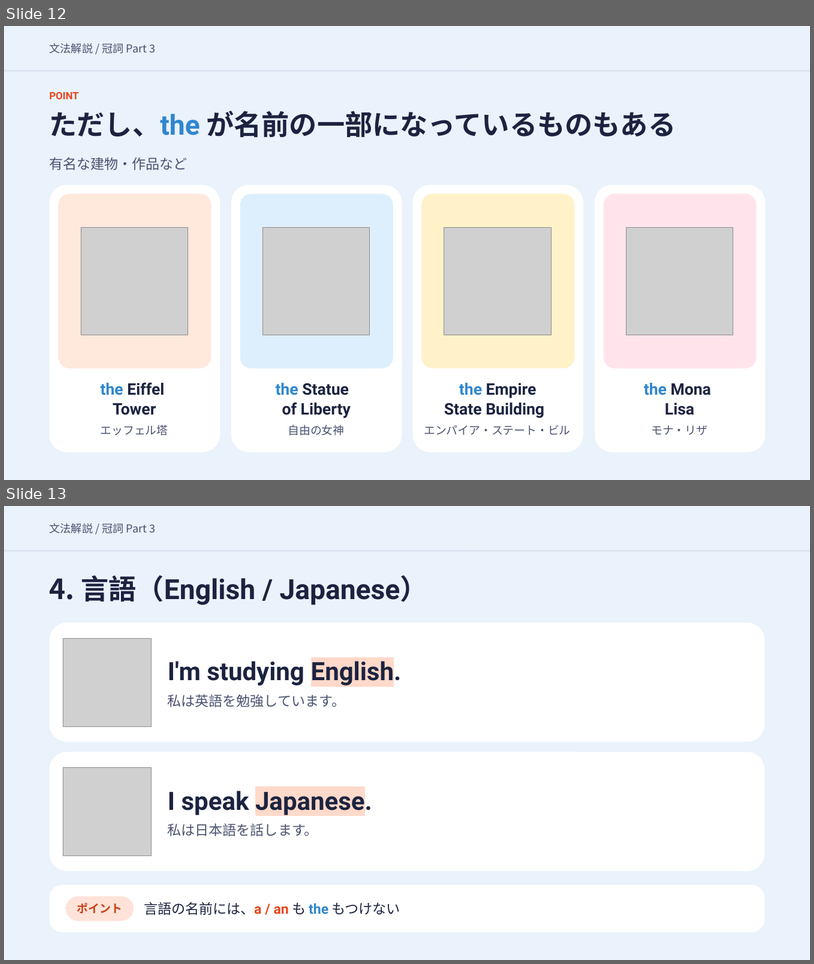
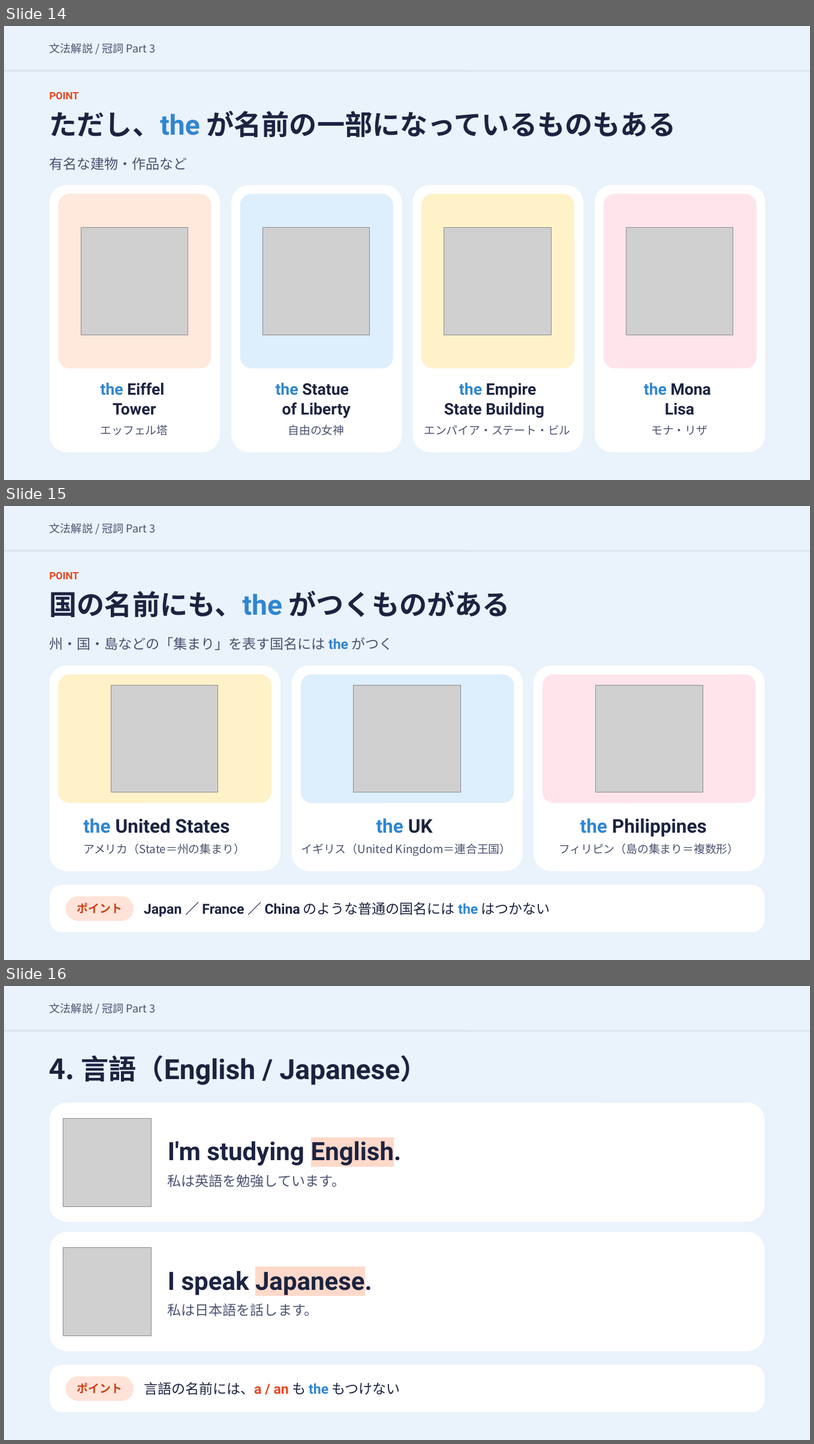
Before and after one commit to hinakajisaki-dev/hina-english, a slide deck: matome/articles-3/articles-3-slides.pptx. Shown one above the other, each under a label of ours: slides 12 and 13 before the commit, slides 14, 15 and 16 after it. The pictures are 814x964 and 814x1444 pixels, drawn with LibreOffice and Linux fonts; fonts in the diff are those of the drawing; grey boxes stand for pictures. Boxes give left, top, right and bottom in pixels: in the first picture for what was removed or moved away, otherwise in the second. Text is boxed around its words. In the diff, an @@ line names an element or a change of style, - is before the commit and + after.

```diff
--- a/matome/articles-3/articles-3-slides.pptx
+++ b/matome/articles-3/articles-3-slides.pptx
@@ slide 15 added at box(4, 506, 810, 960), background #EAF2FB @@
@@ text added at box(50, 523, 156, 534), 13 pt, text #4A5270 @@
+文法解説 / 冠詞 Part 3
@@ line added from (4, 551) to (810, 551), #D6E2F0 1.5 pt @@
@@ text added at box(50, 572, 79, 579), 12 pt, text #E8461E, bold @@
+POINT
@@ text added at box(50, 591, 511, 617), 33 pt, text #1C2340, bold @@
+国の名前にも、the がつくものがある
@@ text added at box(50, 637, 393, 650), 16.5 pt, text #4A5270 @@
+州・国・島などの「集まり」を表す国名には the がつく
@@ rounded rectangle added at box(50, 666, 281, 871), fill #FFFFFF @@
@@ rounded rectangle added at box(292, 666, 523, 871), fill #FFFFFF @@
@@ rounded rectangle added at box(534, 666, 765, 871), fill #FFFFFF @@
@@ rounded rectangle added at box(59, 674, 272, 802), fill #FFF2C9 @@
@@ picture added at box(111, 685, 218, 792) @@
@@ rounded rectangle added at box(301, 674, 515, 802), fill #DDEFFC @@
@@ picture added at box(354, 685, 461, 792) @@
@@ rounded rectangle added at box(543, 674, 756, 802), fill #FFE4EC @@
@@ picture added at box(596, 685, 704, 792) @@
@@ text added at box(83, 818, 230, 833), 22.5 pt, text #1C2340, bold @@
+the United States
@@ text added at box(377, 818, 433, 833), 22.5 pt, text #2F86CF, bold @@
+the UK
@@ text added at box(581, 818, 707, 837), 22.5 pt, text #1C2340, bold @@
+the Philippines
@@ text added at box(83, 843, 245, 854), 13.5 pt, text #4A5270 @@
+アメリカ（State＝州の集まり）
@@ text added at box(302, 843, 512, 856), 13.5 pt, text #4A5270 @@
+イギリス（United Kingdom＝連合王国）
@@ text added at box(559, 843, 740, 854), 13.5 pt, text #4A5270 @@
+フィリピン（島の集まり＝複数形）
@@ rounded rectangle added at box(50, 885, 765, 932), fill #FFFFFF @@
@@ rounded rectangle added at box(66, 896, 134, 921), fill #FFE3D8 @@
@@ text added at box(144, 901, 551, 916), 16.5 pt, text #1C2340, bold @@
+Japan ／ France ／ China のような普通の国名には the はつかない
@@ text added at box(77, 902, 122, 913), 13.5 pt, text #C8401A, bold @@
+ポイント
@@ what was slide 12 is now slide 14 @@
@@ what was slide 13 is now slide 16 @@
```
Also in this commit, not shown: 6 slides changed, 4 other slides added, 24 other files.
